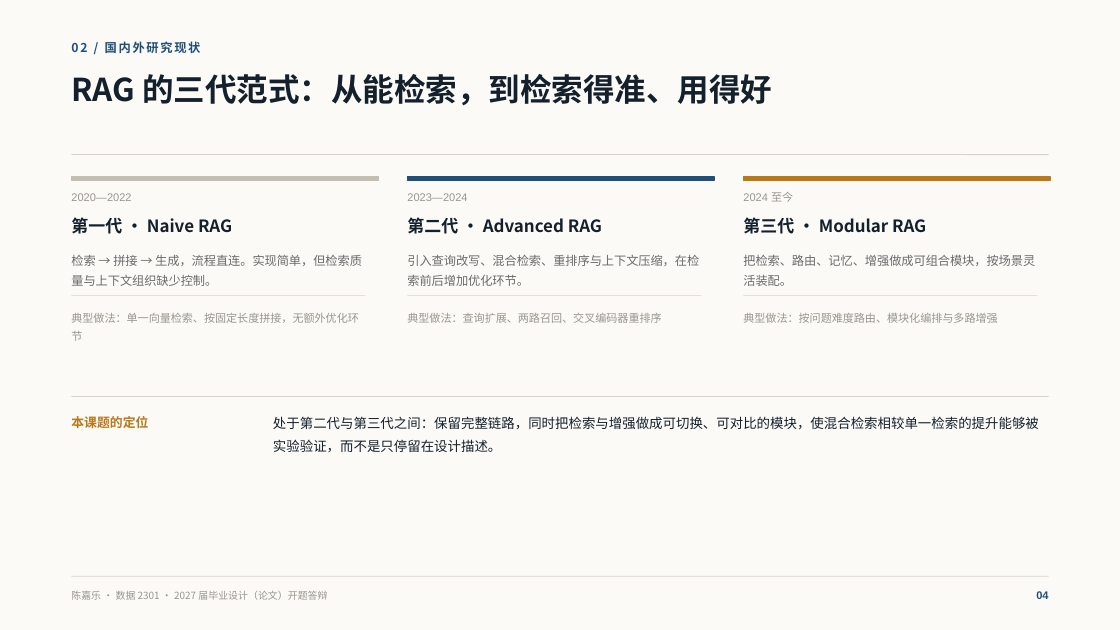
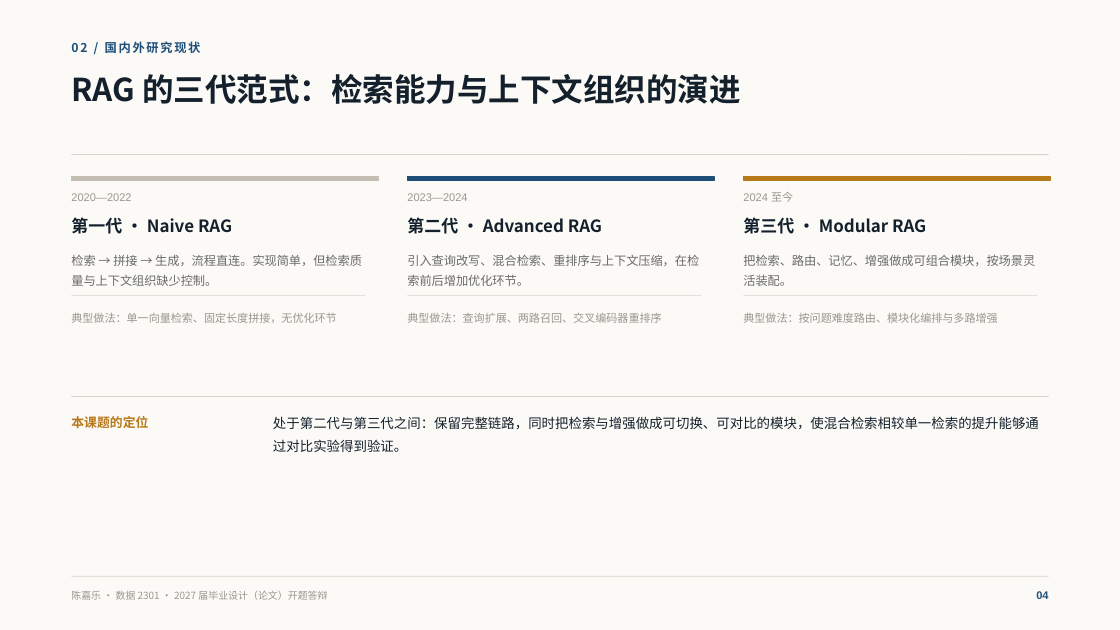
Before and after one commit to CJLOdyssey/ragbase, a slide deck: slide 4 of 开题答辩PPT_陈嘉乐.pptx. Drawn at 1120x630 pixels with LibreOffice and Linux fonts; fonts in the diff are those of the drawing. Boxes give left, top, right and bottom in pixels: in the first picture for what was removed or moved away, otherwise in the second. Text is boxed around its words. In the diff, an @@ line names an element or a change of style, - is before the commit and + after.

```diff
--- a/开题答辩PPT_陈嘉乐.pptx
+++ b/开题答辩PPT_陈嘉乐.pptx
@@ text at bbox=[71, 74, 741, 104]: text changed @@
-RAG 的三代范式：从能检索，到检索得准、用得好
+RAG 的三代范式：检索能力与上下文组织的演进
@@ text at bbox=[71, 313, 336, 323]: text changed @@
-典型做法：单一向量检索、按固定长度拼接，无额外优化环节
+典型做法：单一向量检索、固定长度拼接，无优化环节
@@ text at bbox=[273, 416, 1039, 452]: text changed @@
-处于第二代与第三代之间：保留完整链路，同时把检索与增强做成可切换、可对比的模块，使混合检索相较单一检索的提升能够被实验验证，而不是只停留在设计描述。
+处于第二代与第三代之间：保留完整链路，同时把检索与增强做成可切换、可对比的模块，使混合检索相较单一检索的提升能够通过对比实验得到验证。
```
Also in this commit, not shown: 8 other slides changed.
